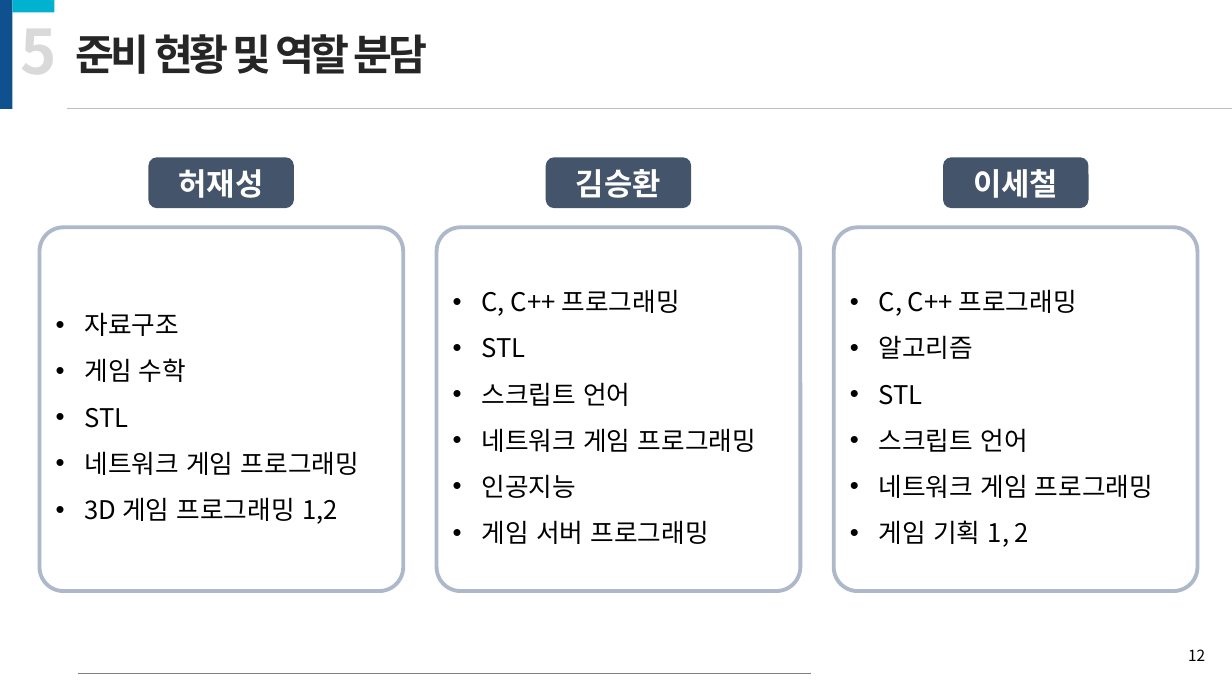
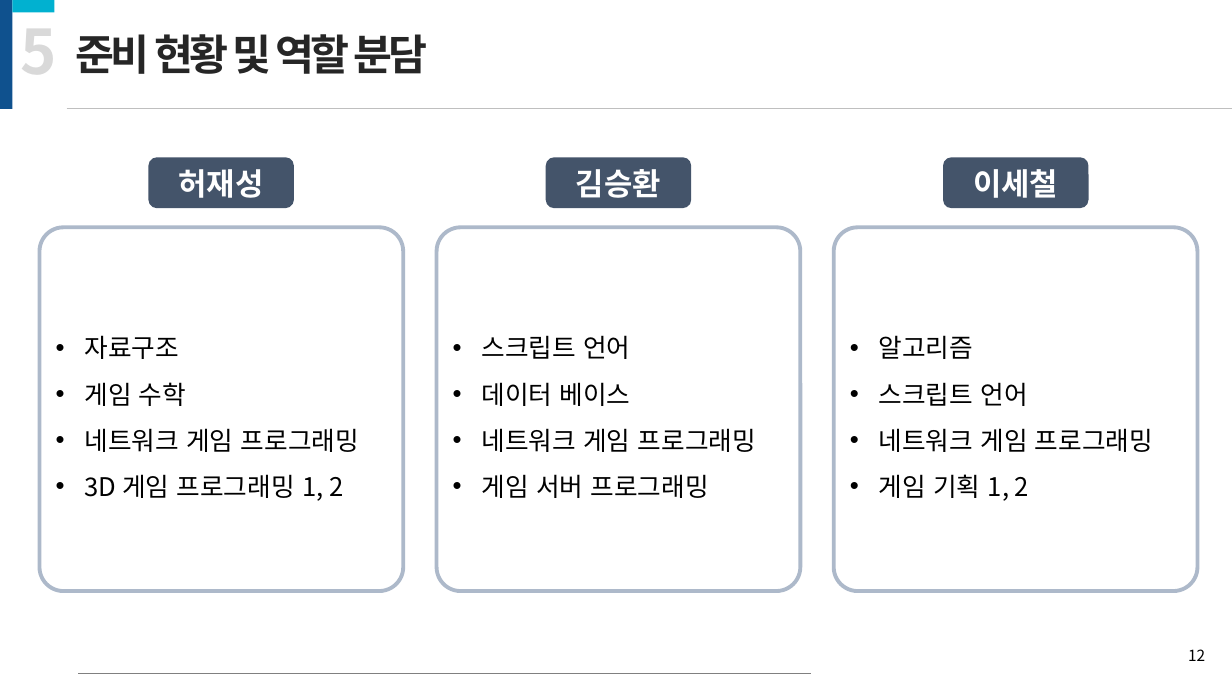
Before and after one commit to kiption/XD, a slide deck: slide 12 of 졸작_기획/[수정][제안서] Revenger_김승환_허재성_이세철.pptx. Drawn at 1232x693 pixels with LibreOffice and Linux fonts; fonts in the diff are those of the drawing. Boxes give left, top, right and bottom in pixels: in the first picture for what was removed or moved away, otherwise in the second. Text is boxed around its words. In the diff, an @@ line names an element or a change of style, - is before the commit and + after.

```diff
--- a/졸작_기획/[수정][제안서] Revenger_김승환_허재성_이세철.pptx
+++ b/졸작_기획/[수정][제안서] Revenger_김승환_허재성_이세철.pptx
@@ text in rounded rectangle at <box>482,289,680,358</box>: paragraphs removed @@
-• C, C++ 프로그래밍
-• STL
@@ text in rounded rectangle at <box>879,289,1077,316</box>: paragraph removed @@
-• C, C++ 프로그래밍
@@ text in rounded rectangle at <box>482,382,631,406</box>: paragraph added @@
+• 데이터 베이스
@@ text in rounded rectangle at <box>879,385,923,405</box>: paragraph removed @@
-• STL
@@ text in rounded rectangle at <box>84,408,128,428</box>: paragraph removed @@
-• STL
@@ text in rounded rectangle at <box>84,474,343,501</box>: spaces changed @@
-• 3D 게임 프로그래밍 1,2
+• 3D 게임 프로그래밍 1, 2
@@ text in rounded rectangle at <box>482,474,577,498</box>: paragraph removed @@
-• 인공지능
```
Also in this commit, not shown: 4 other slides changed.
